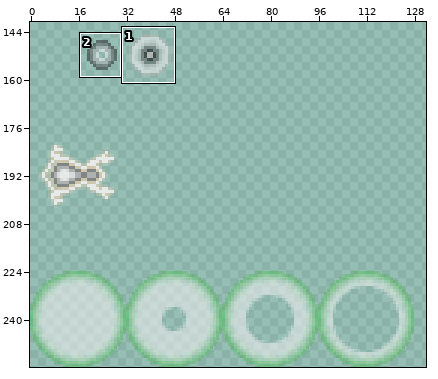
File history of a sprite sheet, shot_effect_opacity/th15/player/pl02/pl02.png. The first picture is a wide view before the edit; the outline marks the close-up.
Close-up. Before the edit:
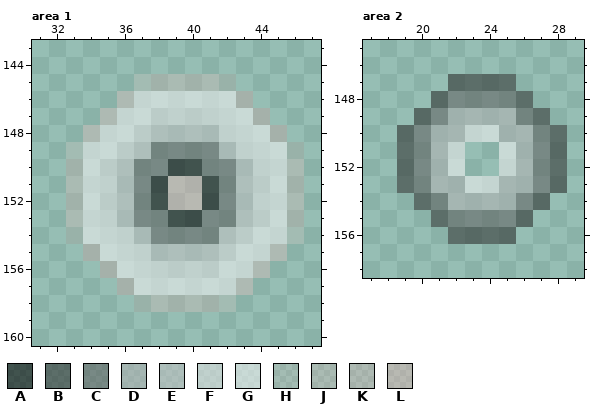
The file is 256x256 pixels. Pixels under 10% opacity are left out. Colours within 5 levels of each other are drawn and written as one. Shown: area 1: x 31..47, y 143..160; area 2: x 17..29, y 145..158. The wide view leaves out empty margins. The commit also changed other parts of the picture, which this record leaves out.
Palette (. is transparent): A #00000090  B #30303090  C #60606090  D #b0b0b090  E #c0c0c090  F #e0e0e090  G #f0f0f090  H #f0b0b026  J #f0b0b03a  K #f0b0b043  L #f0b0b060
Once edited:
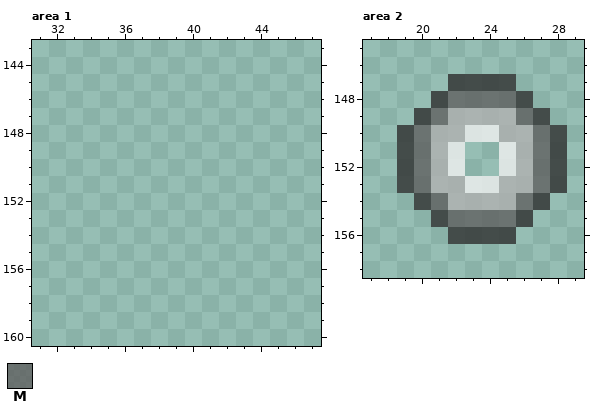
Colours new in this view: M #606060cc
Difference:
colour B: #30303090 -> #303030cc
colour D: #b0b0b090 -> #b0b0b0cc
colour G: #f0f0f090 -> #f0f0f0cc
Changed rows in their new state; - is a pixel that keeps its letter.
Area 1:
first column x 33:
145 ----......----
146 ---........---
147 --..........--
148 -............-
149 ..............
150 ..............
151 ..............
152 ..............
153 ..............
154 ..............
155 -............-
156 --..........--
157 ---........---
158 ----......----
Area 2:
first column x 20:
148 --MMMM--
149 -M----M-
150 M------M
151 M------M
152 M------M
153 M------M
154 -M----M-
155 --MMMM--
